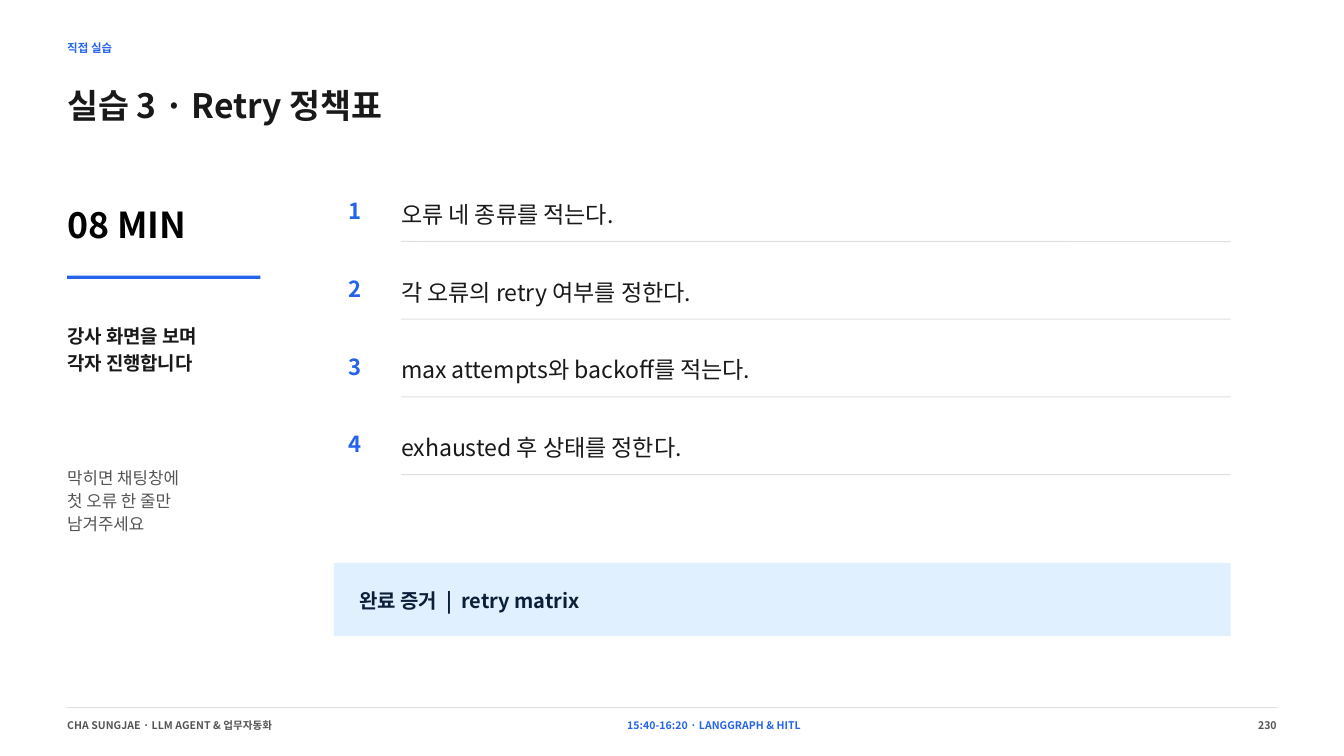
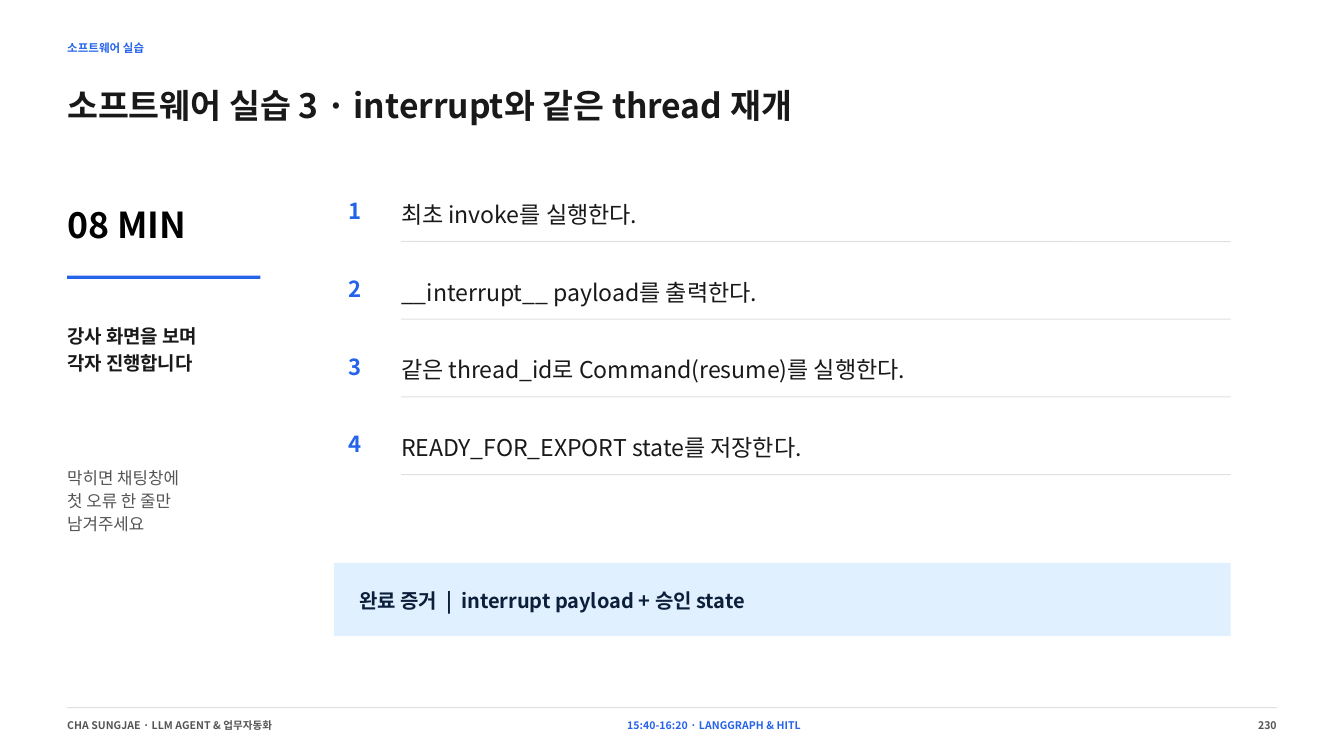
Before and after one commit to smilesjcha/llm-agent-and-workflow-automation, a slide deck: slide 230 of slides/IPA_LLM_Agent_업무자동화_Day1_2026-08-23_MUSINSA_PARTS_270p.pptx. Drawn at 1344x756 pixels with LibreOffice and Linux fonts; fonts in the diff are those of the drawing. Boxes give left, top, right and bottom in pixels: in the first picture for what was removed or moved away, otherwise in the second. Text is boxed around its words. In the diff, an @@ line names an element or a change of style, - is before the commit and + after.

```diff
--- a/slides/IPA_LLM_Agent_업무자동화_Day1_2026-08-23_MUSINSA_PARTS_270p.pptx
+++ b/slides/IPA_LLM_Agent_업무자동화_Day1_2026-08-23_MUSINSA_PARTS_270p.pptx
@@ text at <box>67,42,144,53</box>: text changed @@
-직접 실습
+소프트웨어 실습
@@ text at <box>67,89,792,126</box>: text changed @@
-실습 3 · Retry 정책표
+소프트웨어 실습 3 · interrupt와 같은 thread 재개
@@ text at <box>401,204,637,225</box>: text changed @@
-오류 네 종류를 적는다.
+최초 invoke를 실행한다.
@@ text at <box>401,281,757,306</box>: text changed @@
-각 오류의 retry 여부를 정한다.
+__interrupt__ payload를 출력한다.
@@ text at <box>401,359,905,383</box>: text changed @@
-max attempts와 backoff를 적는다.
+같은 thread_id로 Command(resume)를 실행한다.
@@ text at <box>401,437,802,460</box>: text changed @@
-exhausted 후 상태를 정한다.
+READY_FOR_EXPORT state를 저장한다.
@@ text at <box>359,591,745,613</box>: text changed @@
-완료 증거 | retry matrix
+완료 증거 | interrupt payload + 승인 state
```
Also in this commit, not shown: 88 other slides changed, 5 other files.
